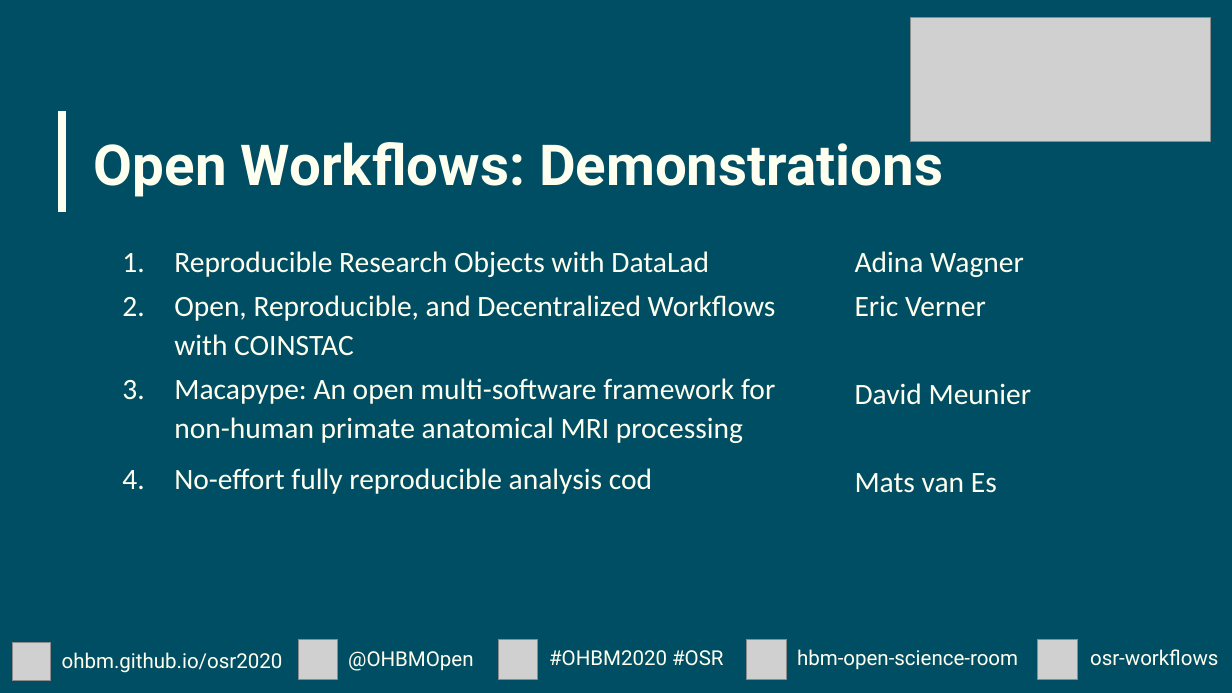
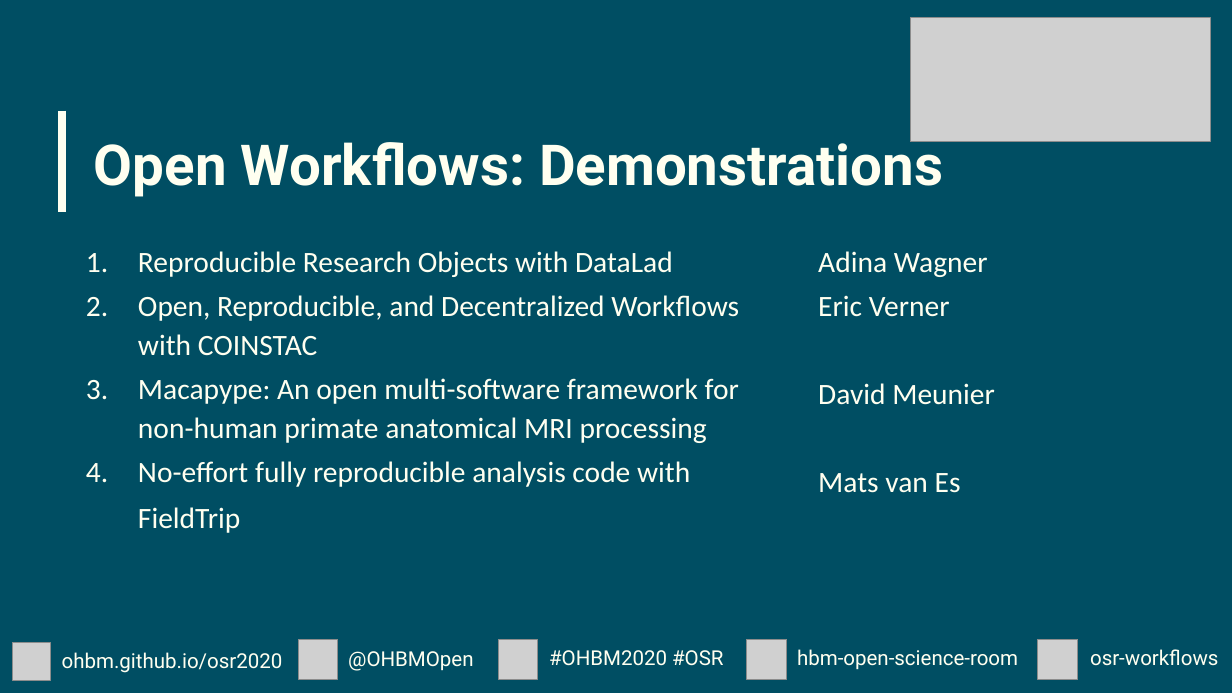
Before and after one commit to ohbm/osr2020, a slide deck: slide 35 of img/IntroSplashScreens.pptx. Drawn at 1232x693 pixels with LibreOffice and Linux fonts; fonts in the diff are those of the drawing; grey boxes stand for pictures. Boxes give left, top, right and bottom in pixels: in the first picture for what was removed or moved away, otherwise in the second. Text is boxed around its words. In the diff, an @@ line names an element or a change of style, - is before the commit and + after.

```diff
--- a/img/IntroSplashScreens.pptx
+++ b/img/IntroSplashScreens.pptx
@@ text "Reproducible Research Objects with DataLad": place and size @@
-text "Reproducible Research Objects with DataLad" at (174, 251, 776, 494)
+text "Reproducible Research Objects with DataLad" at (138, 251, 739, 533)
@@ text "Adina Wagner" rewrapped from (855, 251, 1024, 493) to (818, 251, 995, 493) @@
@@ text at (138, 461, 690, 533): text changed @@
-4. No-effort fully reproducible analysis cod
+4. No-effort fully reproducible analysis code with FieldTrip
```
Also in this commit, not shown: 9 other slides changed, 3 slides added.
